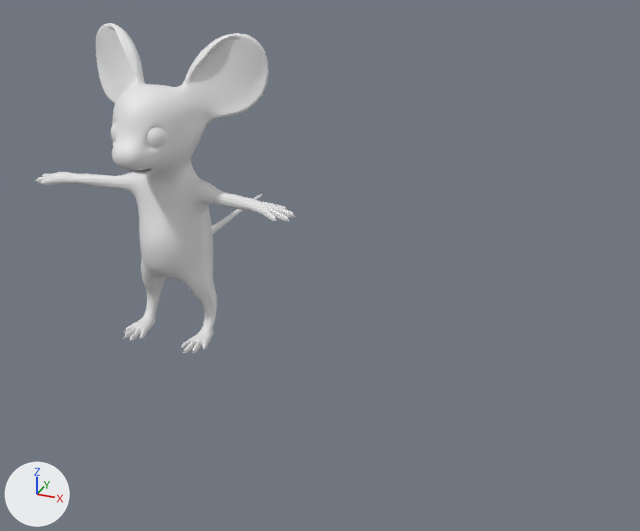
Renders of the Blender file Mouse.blend from each side of a commit.
The view is the same before and after, from a camera (50 mm lens) standing at (10.21, -14.2, 7.84) and looking at (3.25, 2.51, -0.51). Lighting does not change. The marker at lower left points along +X, +Y and +Z.

Script lines for the objects in view, before the commit:
```python
me_plane_001 = bpy.data.meshes.new('Plane.001')
me_plane_001.from_pydata(...)  # 1970 vertices, 1915 faces; spans x -0.4..43.4, y -46.8..21.0, z -78.6..2.3
me_plane_001.polygons.foreach_set('use_smooth', [True] * 1915)
me_sphere = bpy.data.meshes.new('Sphere')
me_sphere.from_pydata(...)  # a UV sphere (16 segments, 16 rings, poles along z) spanning x -0.96..0.96, y -0.96..0.96, z -0.99..0.99
me_sphere.polygons.foreach_set('use_smooth', [True] * 256)
ob_mouse = bpy.data.objects.new('Mouse', me_plane_001)
ob_mouse.location = (0.15, -0.04, 2.39)
ob_mouse.rotation_euler = (1.625, 0.0, 0.0)  # degrees (93, 0, 0)
ob_mouse.scale = (0.0731, 0.1, 0.0731)
_m = ob_mouse.modifiers.new('Mirror', 'MIRROR')
_m.use_clip = True
_m = ob_mouse.modifiers.new('Subdivision', 'SUBSURF')
_m.render_levels = 1
ob_prototype_eyes = bpy.data.objects.new('Prototype eyes', me_sphere)
ob_prototype_eyes.location = (-0.22, 0.48, 2.71)
ob_prototype_eyes.scale = (0.291, 0.291, 0.291)
_m = ob_prototype_eyes.modifiers.new('Mirror', 'MIRROR')
_m.mirror_object = ob_mouse
```
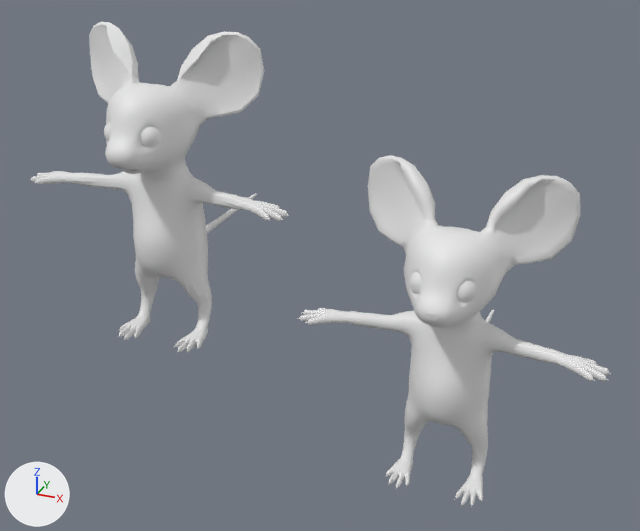
Edits to the bpy script that builds the scene:
```text
Change me_plane_001:
    used by ob_mouse; location = (0.15, -0.04, 2.39); rotation_euler = (1.625, 0.0, 0.0), in degrees (93, 0, 0); scale = (0.0731, 0.1, 0.0731)
    remove me_plane_001.from_pydata(...)  # 1970 vertices, 1915 faces; spans x -0.4..43.4, y -46.8..21.0, z -78.6..2.3
    add me_plane_001.from_pydata(...)  # 2092 vertices, 2049 faces; spans x -0.7..3.2, y -4.7..2.1, z -5.7..0.2
    me_plane_001 part 1: 1962 vertices removed from x 0.0..43.4, y -46.8..21.0, z -78.6..2.3; 2092 vertices added at x -0.7..3.2, y -4.7..2.1, z -5.7..0.2
Add me_plane_004:
    me_plane_004.from_pydata(...)  # 4081 vertices, 4100 faces; spans x -43.4..43.4, y -46.8..21.0, z -78.6..2.3
Change ob_mouse:
    ob_mouse.location: (0.15, -0.04, 2.39) -> (0.0, -0.04, 2.39)
    ob_mouse.scale: (0.0731, 0.1, 0.0731) -> (1.0, 1.0, 1.0)
Add ob_mouse_002:
    ob_mouse_002 = bpy.data.objects.new('Mouse.002', me_plane_004)
    ob_mouse_002.location = (6.59, -0.04, 0.21)
    ob_mouse_002.rotation_euler = (1.625, 0.0, 0.0)  # degrees (93, 0, 0)
    ob_mouse_002.scale = (0.0731, 0.1, 0.0731)
```

Pixel boxes (x1, y1, x2, y2) of what changed, in the pictures (640 x 531 px):
'Mouse.002', added: after (297, 155, 611, 507)
'Mouse', reshaped, moved, rescaled: before (35, 23, 295, 354); after (30, 22, 289, 353)
'Prototype eyes', no longer drawn: before (111, 122, 167, 148)
